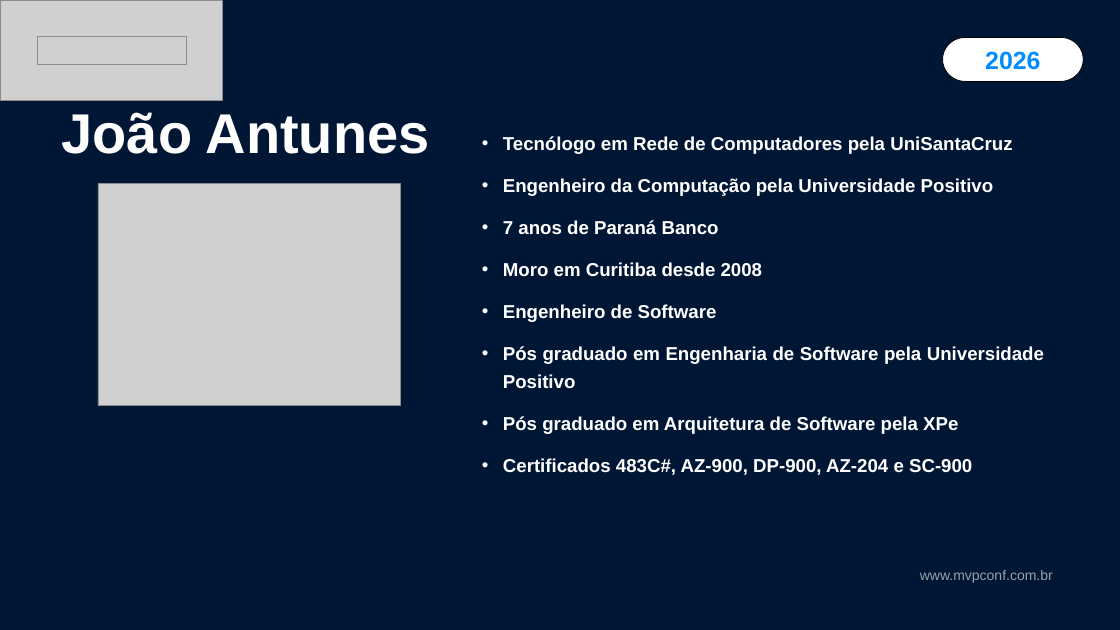
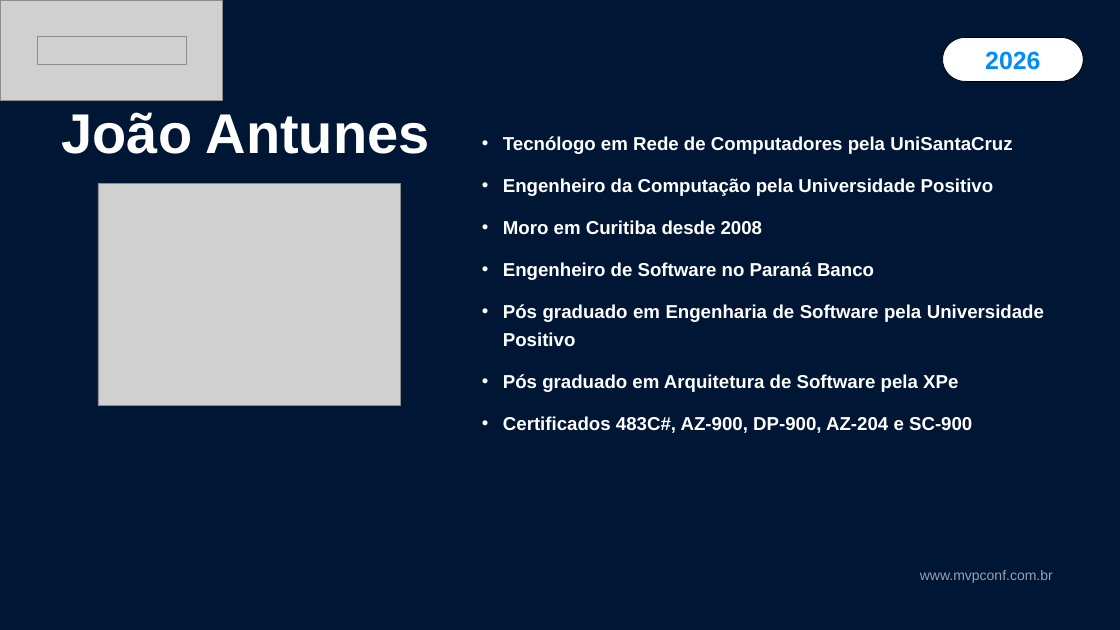
Before and after one commit to jpitapeva/keyvault_pipeline, a slide deck: slide 3 of Keyvault-MVPConf-2026.pptx (slide 4 before the commit). Drawn at 1120x630 pixels with LibreOffice and Linux fonts; fonts in the diff are those of the drawing; grey boxes stand for pictures. Boxes give left, top, right and bottom in pixels: in the first picture for what was removed or moved away, otherwise in the second. Text is boxed around its words. In the diff, an @@ line names an element or a change of style, - is before the commit and + after.

```diff
--- a/Keyvault-MVPConf-2026.pptx
+++ b/Keyvault-MVPConf-2026.pptx
@@ text at bbox=[503, 220, 719, 235]: paragraph removed @@
-• 7 anos de Paraná Banco
@@ text at bbox=[503, 262, 874, 280]: text changed @@
-• Engenheiro de Software
+• Engenheiro de Software no Paraná Banco
```
Also in this commit, not shown: 6 other slides changed, 1 other file.
